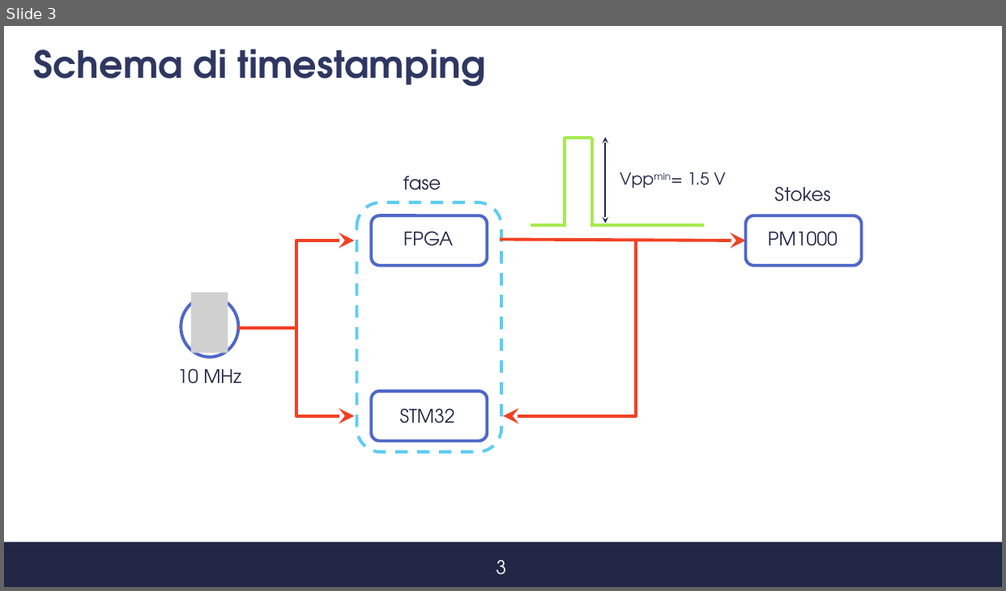
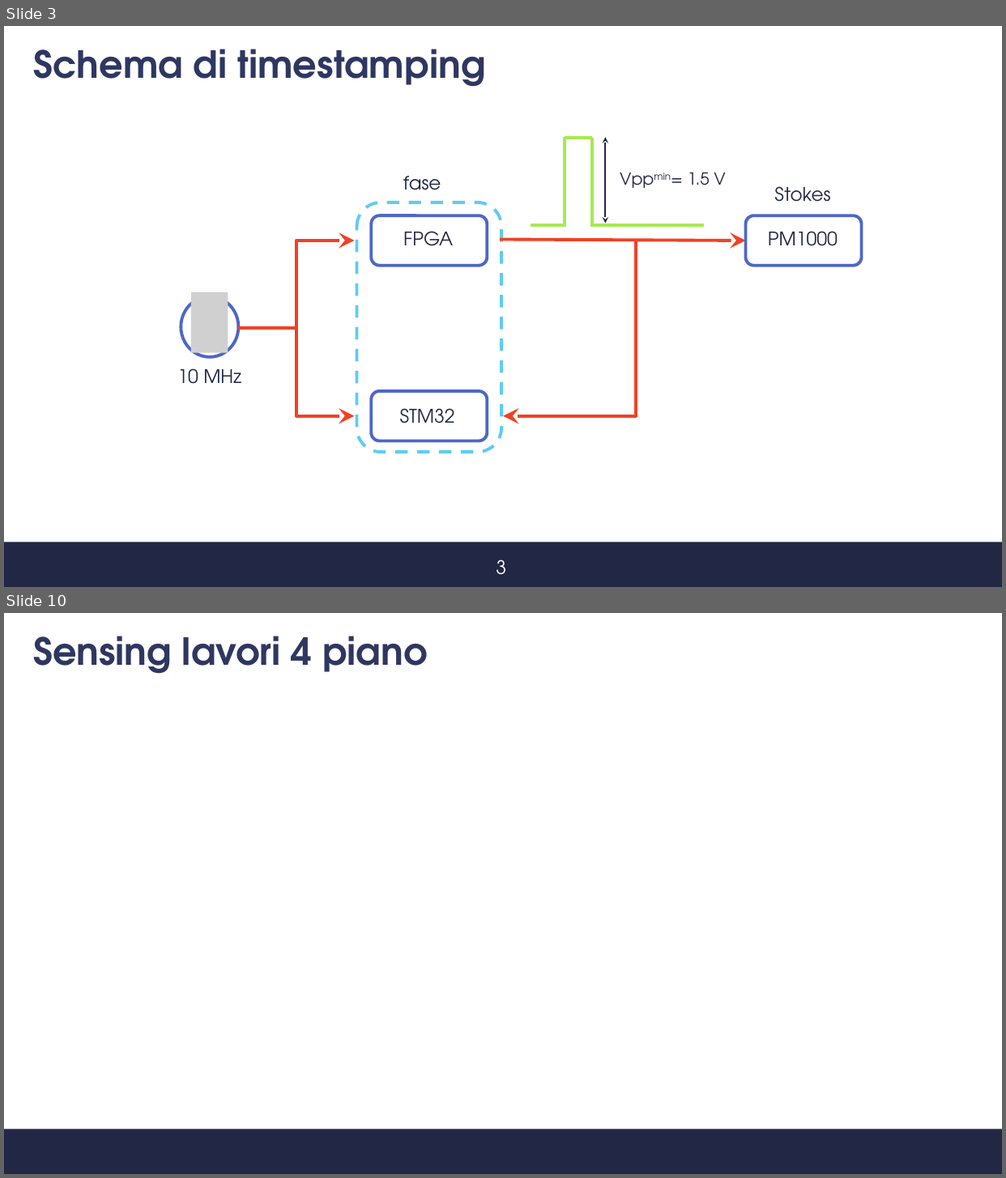
Before and after one commit to s347960/Presentazione, a slide deck: Presentazione_07_09.pptx. Shown one above the other, each under a label of ours: slide 3 before the commit, slides 3 and 10 after it; the slides between them are not shown. The pictures are 1006x591 and 1006x1178 pixels, drawn with LibreOffice and Linux fonts; fonts in the diff are those of the drawing; grey boxes stand for pictures; background and template pictures are left out. Boxes give left, top, right and bottom in pixels: in the first picture for what was removed or moved away, otherwise in the second. Text is boxed around its words. In the diff, an @@ line names an element or a change of style, - is before the commit and + after.

```diff
--- a/Presentazione_07_09.pptx
+++ b/Presentazione_07_09.pptx
@@ slide 10 added at <box>4,613,1002,1174</box>, background #FFFFFF; not listed: 1 template element that a slide beside it also shows @@
@@ title added at <box>33,636,427,674</box>, 36 pt, text #2E3761, bold @@
+Sensing lavori 4 piano
```
Also in this commit, not shown: 7 other slides added, 4 slides removed.
